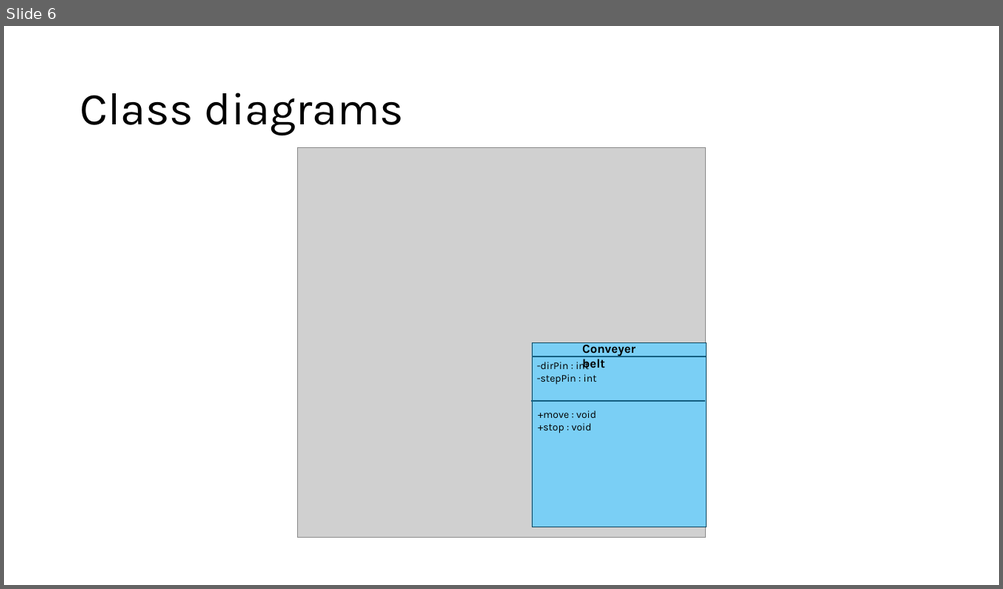
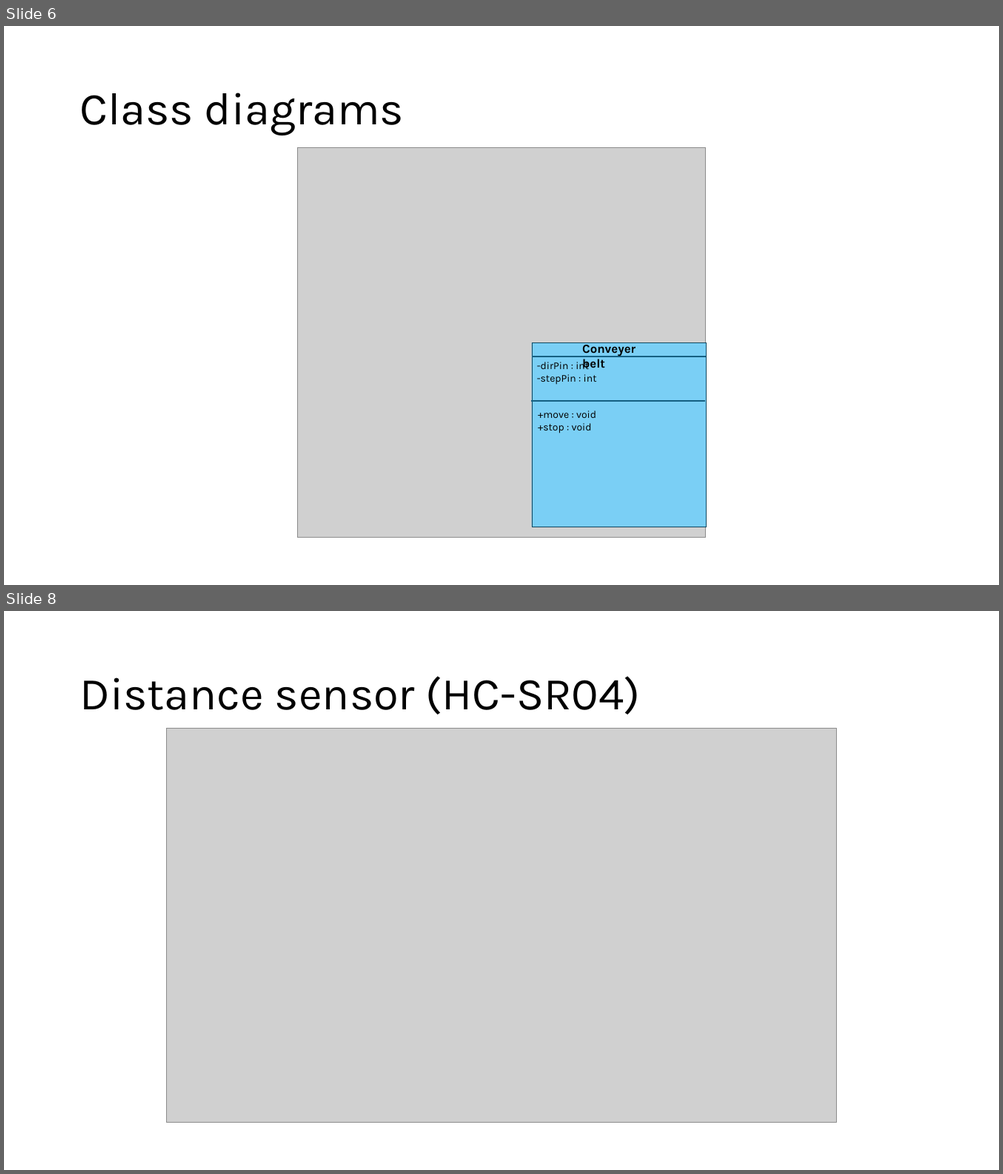
Before and after one commit to DavidGonzalez2399/SS2024_AES_Lab_A, a slide deck: Presentation/Presentation_slides.pptx. Shown one above the other, each under a label of ours: slide 6 before the commit, slides 6 and 8 after it; the slides between them are not shown. The pictures are 1003x589 and 1003x1174 pixels, drawn with LibreOffice and Linux fonts; fonts in the diff are those of the drawing; grey boxes stand for pictures. Boxes give left, top, right and bottom in pixels: in the first picture for what was removed or moved away, otherwise in the second. Text is boxed around its words. In the diff, an @@ line names an element or a change of style, - is before the commit and + after.

Commit message:
Added conveyor belt and distance sensor gantt charts

```diff
--- a/Presentation/Presentation_slides.pptx
+++ b/Presentation/Presentation_slides.pptx
@@ slide 8 added at (4,611,999,1170), background #FFFFFF @@
@@ title added at (79,676,640,715), 44 pt, text #000000 @@
+Distance sensor (HC-SR04)
@@ picture added at (166,728,836,1123) @@
```
Also in this commit, not shown: 1 other slide added.
